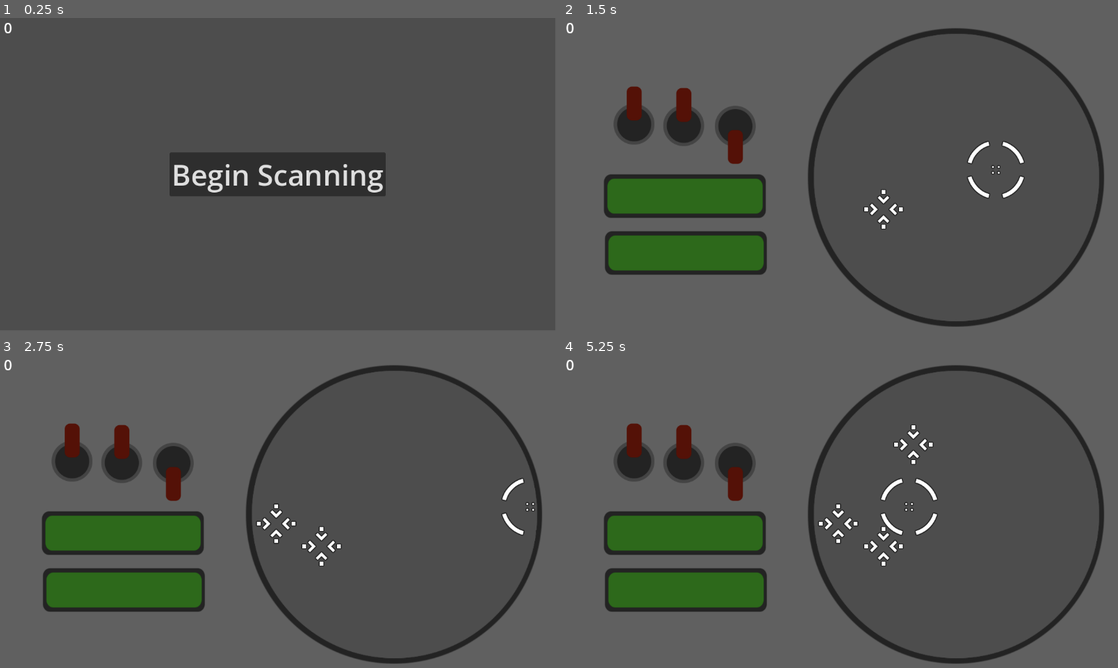
Above: before the commit, frames 1-4 (two rows, left to right).
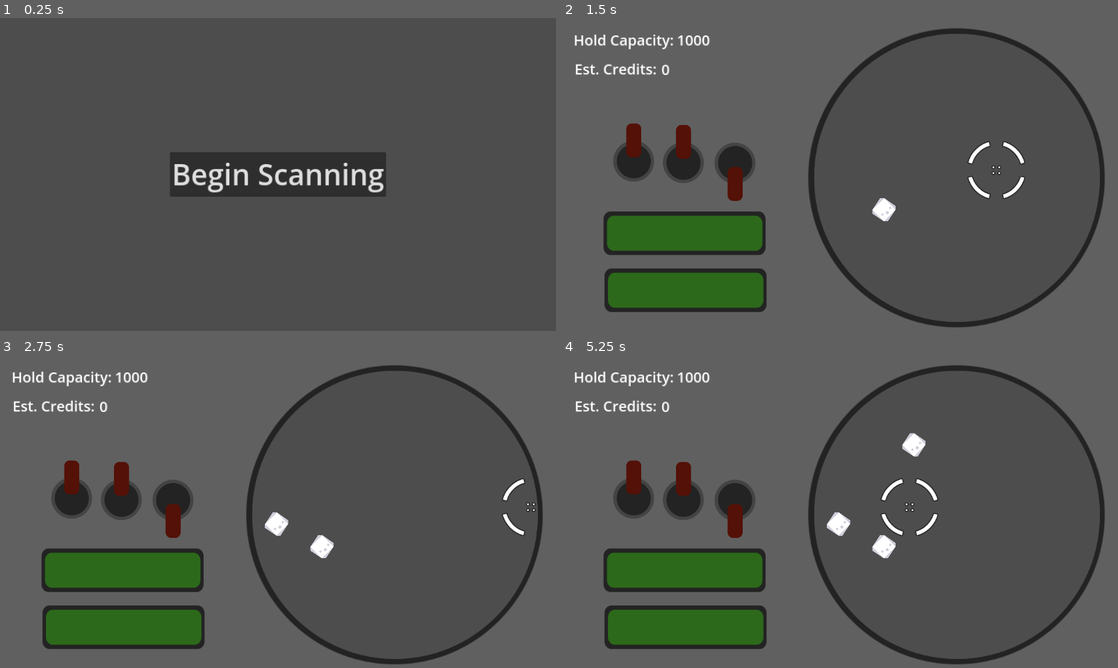
Above: after the commit, the same moments.

Repository: ubcs-io/simple_scanner
Game: Godot game, scene res://main.tscn
Two runs of this game, one before a commit and one after it. Both use one fixed random seed, a clock stepped at 60 frames per second and the inputs below.
Inputs:
- Up to frame 1 (0.25 s): no input
- Up to frame 2 (1.5 s): click "Begin Scanning" at 0.5 s; tap Enter at 1.25 s; hold D (move_right) from 1.28 s (still down); hold Space (space) from 1.28 s (still down)
- Up to frame 3 (2.75 s): release D (move_right) at 2.03 s; release Space (space) at 2.03 s; hold S (move_down) from 2.03 s (still down); tap Space (space) at 2.1 s
- Up to frame 4 (5.25 s): tap Space (space) at 2.75, 3.6, 4.25, 5.1 s; release S (move_down) at 2.78 s; hold D (move_right) 2.78-3.53 s; hold Space (space) 2.78-3.53 s; tap Enter at 3.5 s; hold W (move_up) 3.53-4.28 s; hold Space (space) 4.28-5.03 s; hold A (move_left) from 4.28 s (still down)
In our replay, the window is 799x449 before the commit and 800x450 after it. These sizes can differ from the game's own. Grey fills any space a smaller window leaves; there, only what the larger window draws over its background counts as a difference.

The runs differ from the first frame. In frame 1, 0.7% of the frame differs, in the area x 0-69%, y 1-56%; in frame 2, 17%; in frame 3, 17%; in frame 4, 17%, in the area x 0-98%, y 1-99%.
Error before the commit: Invalid operands 'String' and 'Nil' in operator 'in'. (res://main.gd:108)
Error after the commit: Invalid operands 'String' and 'Nil' in operator 'in'. (res://main.gd:138)

Commit message:
Add new message fields for the player to see about the locked object

Diff:
--- /dev/null
+++ b/contacts/asteroid.gd
@@ -0,0 +1,19 @@
+extends contact
+class_name asteroid
+
+var value
+var size
+var type
+var category
+
+func _ready() -> void:
+	add_to_group("contacts")
+	value = randi_range(50, 100)
+	size = randi_range(100, 150)
+	category = "asteroid"
+	var available_types = ["Icy surface", "Metallic core", "Radioactive composition"]
+	type = available_types.pick_random()
+
+
+func _process(_delta: float) -> void:
+	pass
--- /dev/null
+++ b/contacts/asteroid.tscn
@@ -0,0 +1,29 @@
+[gd_scene load_steps=5 format=3 uid="uid://dwn6u82lnhgb4"]
+
+[ext_resource type="Script" path="res://contacts/asteroid.gd" id="1_xigtp"]
+[ext_resource type="Texture2D" uid="uid://cbyi4l2rnppa2" path="res://assets/icons/meteor_squareDetailedLarge.png" id="2_p08oh"]
+
+[sub_resource type="SpriteFrames" id="SpriteFrames_8dwoj"]
+animations = [{
+"frames": [{
+"duration": 1.0,
+"texture": ExtResource("2_p08oh")
+}],
+"loop": true,
+"name": &"default",
+"speed": 5.0
+}]
+
+[sub_resource type="CircleShape2D" id="CircleShape2D_kfmgx"]
+radius = 24.0
+
+[node name="asteroid" type="RigidBody2D"]
+gravity_scale = 0.0
+script = ExtResource("1_xigtp")
+
+[node name="AnimatedSprite2D2" type="AnimatedSprite2D" parent="."]
+scale = Vector2(0.5, 0.5)
+sprite_frames = SubResource("SpriteFrames_8dwoj")
+
+[node name="CollisionShape2D2" type="CollisionShape2D" parent="."]
+shape = SubResource("CircleShape2D_kfmgx")
--- a/contact.gd
+++ b/contacts/contact.gd
@@ -1,4 +1,5 @@
 extends RigidBody2D
+class_name contact
 
 func _ready() -> void:
 	add_to_group("contacts")
--- /dev/null
+++ b/contacts/contact.tscn
@@ -0,0 +1,28 @@
+[gd_scene load_steps=5 format=3 uid="uid://defuwqrem14i6"]
+
+[ext_resource type="Script" path="res://contacts/contact.gd" id="1_8r2d7"]
+[ext_resource type="Texture2D" uid="uid://bgn601c1xgiio" path="res://assets/contact_unknown.png" id="2_i0flo"]
+
+[sub_resource type="SpriteFrames" id="SpriteFrames_8dwoj"]
+animations = [{
+"frames": [{
+"duration": 1.0,
+"texture": ExtResource("2_i0flo")
+}],
+"loop": true,
+"name": &"default",
+"speed": 5.0
+}]
+
+[sub_resource type="CircleShape2D" id="CircleShape2D_kfmgx"]
+radius = 44.0
+
+[node name="contact" type="RigidBody2D"]
+gravity_scale = 0.0
+script = ExtResource("1_8r2d7")
+
+[node name="AnimatedSprite2D2" type="AnimatedSprite2D" parent="."]
+sprite_frames = SubResource("SpriteFrames_8dwoj")
+
+[node name="CollisionShape2D2" type="CollisionShape2D" parent="."]
+shape = SubResource("CircleShape2D_kfmgx")
--- /dev/null
+++ b/contacts/data.gd
@@ -0,0 +1,18 @@
+extends contact
+class_name data
+
+var value
+var size
+var type
+var category
+
+func _ready() -> void:
+	add_to_group("contacts")
+	value = randi_range(150, 300)
+	size = randi_range(10, 20)
+	category = "data"
+	var available_types = ["Faint signal", "Unusual repeated pattern", "Unmapped radio broadcast"]
+	type = available_types.pick_random()
+
+func _process(_delta: float) -> void:
+	pass
--- /dev/null
+++ b/contacts/data.tscn
@@ -0,0 +1,30 @@
+[gd_scene load_steps=5 format=3 uid="uid://686omov3buvv"]
+
+[ext_resource type="Script" path="res://contacts/data.gd" id="1_nnnsj"]
+[ext_resource type="Texture2D" uid="uid://cttwvcmbjg11d" path="res://assets/crosshairs/White/crosshair073.png" id="2_lm5e8"]
+
+[sub_resource type="SpriteFrames" id="SpriteFrames_8dwoj"]
+animations = [{
+"frames": [{
+"duration": 1.0,
+"texture": ExtResource("2_lm5e8")
+}],
+"loop": true,
+"name": &"default",
+"speed": 5.0
+}]
+
+[sub_resource type="CapsuleShape2D" id="CapsuleShape2D_mbyr1"]
+radius = 23.0
+height = 54.0
+
+[node name="data" type="RigidBody2D"]
+gravity_scale = 0.0
+script = ExtResource("1_nnnsj")
+
+[node name="AnimatedSprite2D2" type="AnimatedSprite2D" parent="."]
+scale = Vector2(0.5, 0.5)
+sprite_frames = SubResource("SpriteFrames_8dwoj")
+
+[node name="CollisionShape2D2" type="CollisionShape2D" parent="."]
+shape = SubResource("CapsuleShape2D_mbyr1")
--- /dev/null
+++ b/contacts/object.gd
@@ -0,0 +1,18 @@
+extends contact
+class_name object
+
+var value
+var size
+var type
+var category
+
+func _ready() -> void:
+	add_to_group("contacts")
+	value = randi_range(50, 100)
+	size = randi_range(100, 150)
+	category = "object"
+	var available_types = ["Abandoned cargo", "Scrap", "Derelict satellite"]
+	type = available_types.pick_random()
+
+func _process(_delta: float) -> void:
+	pass
--- a/contact.tscn
+++ b/contacts/object.tscn
@@ -1,13 +1,13 @@
-[gd_scene load_steps=5 format=3 uid="uid://defuwqrem14i6"]
+[gd_scene load_steps=5 format=3 uid="uid://q6to7483l0w7"]
 
-[ext_resource type="Script" path="res://contact.gd" id="1_8r2d7"]
-[ext_resource type="Texture2D" uid="uid://bgn601c1xgiio" path="res://assets/contact_unknown.png" id="2_i0flo"]
+[ext_resource type="Script" path="res://contacts/object.gd" id="1_707xu"]
+[ext_resource type="Texture2D" uid="uid://jq2ru2ml4aw4" path="res://assets/crosshairs/White/crosshair098.png" id="2_2k3v5"]
 
 [sub_resource type="SpriteFrames" id="SpriteFrames_8dwoj"]
 animations = [{
 "frames": [{
 "duration": 1.0,
-"texture": ExtResource("2_i0flo")
+"texture": ExtResource("2_2k3v5")
 }],
 "loop": true,
 "name": &"default",
@@ -15,13 +15,14 @@
 }]
 
 [sub_resource type="CircleShape2D" id="CircleShape2D_kfmgx"]
-radius = 44.0
+radius = 20.0
 
-[node name="contact" type="RigidBody2D"]
+[node name="object" type="RigidBody2D"]
 gravity_scale = 0.0
-script = ExtResource("1_8r2d7")
+script = ExtResource("1_707xu")
 
 [node name="AnimatedSprite2D2" type="AnimatedSprite2D" parent="."]
+scale = Vector2(0.5, 0.5)
 sprite_frames = SubResource("SpriteFrames_8dwoj")
 
 [node name="CollisionShape2D2" type="CollisionShape2D" parent="."]
--- a/hud.gd
+++ b/hud.gd
@@ -4,20 +4,32 @@
 
 func _ready() -> void:
 	$ScannerOverlay.hide()
+	$Score_widget.hide()
 	pass # Replace with function body.
 
 func _process(_delta) -> void:
 	pass
 
-func update_score(score):
-	$ScoreLabel.text = str(score)
+func update_score(credits, capacity):
+	$Score_widget/Credits.text = str(credits)
+	$Score_widget/Capacity.text = str(capacity)
+
+func update_ui_messages(contact_name, contact_message):
+	$contact_info/contact_name.text = str(contact_name)
+	$contact_info/contact_message.text = str(contact_message)
 
 func _on_start_button_pressed():
 	$StartButton.hide()
 	$ScannerOverlay.show()
+	$Score_widget.show()
+	$Score_widget/Credits.text = str(0)
+	$Score_widget/Capacity.text = str(1000)
 	start_game.emit()
 
 func _on_main_gameover() -> void:
 	$StartButton.show()
 	$ScannerOverlay.hide()
-	$ScoreLabel.text = str(0)
+	$Score_widget/Capacity.text = str(0)
+	$contact_info/contact_name.text = str("")
+	$contact_info/contact_message.text = str("")
+	#$Score_widget.hide()
--- a/hud.tscn
+++ b/hud.tscn
@@ -16,42 +16,77 @@
 texture = ExtResource("2_du02q")
 
 [node name="Button" type="Sprite2D" parent="ScannerOverlay"]
-position = Vector2(280.82, 409.5)
+position = Vector2(279.82, 485.5)
 scale = Vector2(0.719039, 0.797771)
 texture = ExtResource("3_oqdjm")
 
 [node name="Button2" type="Sprite2D" parent="ScannerOverlay"]
-position = Vector2(282.82, 527.5)
+position = Vector2(281.82, 603.5)
 scale = Vector2(0.719039, 0.797771)
 texture = ExtResource("3_oqdjm")
 
 [node name="Switch" type="Sprite2D" parent="ScannerOverlay"]
-position = Vector2(270.82, 226.5)
+position = Vector2(269.82, 302.5)
 scale = Vector2(0.565287, 0.565287)
 texture = ExtResource("4_d0ovp")
 
 [node name="Switch3" type="Sprite2D" parent="ScannerOverlay"]
-position = Vector2(377.82, 221.5)
+position = Vector2(376.82, 297.5)
 scale = Vector2(0.565287, 0.565287)
 texture = ExtResource("4_d0ovp")
 flip_v = true
 
 [node name="Switch2" type="Sprite2D" parent="ScannerOverlay"]
-position = Vector2(167.82, 223.5)
+position = Vector2(166.82, 299.5)
 scale = Vector2(0.565287, 0.565287)
 texture = ExtResource("4_d0ovp")
 
-[node name="ScoreLabel" type="Label" parent="."]
+[node name="Score_widget" type="Control" parent="."]
+layout_mode = 3
+anchors_preset = 0
+offset_right = 40.0
+offset_bottom = 40.0
+
+[node name="Capacity_label" type="Label" parent="Score_widget"]
+offset_left = 24.0
+offset_top = 24.0
+offset_right = 1179.0
+offset_bottom = 684.0
+theme_override_font_sizes/font_size = 30
+text = "Hold Capacity:"
+
+[node name="Capacity" type="Label" parent="Score_widget"]
+offset_left = 238.0
+offset_top = 24.0
+offset_right = 1393.0
+offset_bottom = 684.0
+theme_override_font_sizes/font_size = 30
+text = "1000"
+
+[node name="Credits" type="Label" parent="Score_widget"]
+offset_left = 206.0
+offset_top = 85.0
+offset_right = 1361.0
+offset_bottom = 745.0
+theme_override_font_sizes/font_size = 30
+text = "0"
+
+[node name="Credits_label" type="Label" parent="Score_widget"]
+offset_left = 26.0
+offset_top = 84.0
+offset_right = 1181.0
+offset_bottom = 744.0
+theme_override_font_sizes/font_size = 30
+text = "Est. Credits:"
+
+[node name="ScoreLabel" type="Label" parent="Score_widget"]
+visible = false
 offset_left = 8.0
 offset_top = -1.0
 offset_right = 1163.0
 offset_bottom = 659.0
 theme_override_font_sizes/font_size = 30
 text = "0"
-
-[node name="Message" type="Label" parent="."]
-offset_right = 40.0
-offset_bottom = 23.0
 
 [node name="StartButton" type="Button" parent="."]
 anchors_preset = 8
@@ -69,4 +104,29 @@
 theme_override_font_sizes/font_size = 60
 text = "Begin Scanning"
 
+[node name="contact_info" type="Control" parent="."]
+layout_mode = 3
+anchors_preset = 0
+offset_right = 40.0
+offset_bottom = 40.0
+
+[node name="contact_name" type="Label" parent="contact_info"]
+offset_left = 97.0
+offset_top = 413.0
+offset_right = 410.0
+offset_bottom = 478.0
+theme_override_font_sizes/font_size = 25
+horizontal_alignment = 1
+vertical_alignment = 1
+uppercase = true
+
+[node name="contact_message" type="Label" parent="contact_info"]
+offset_left = 98.0
+offset_top = 532.0
+offset_right = 411.0
+offset_bottom = 597.0
+theme_override_font_sizes/font_size = 20
+horizontal_alignment = 1
+vertical_alignment = 1
+
 [connection signal="pressed" from="StartButton" to="." method="_on_start_button_pressed"]
--- a/main.gd
+++ b/main.gd
@@ -1,6 +1,10 @@
 extends Node
 
 @export var contact: PackedScene
+@export var asteroid: PackedScene
+@export var object: PackedScene
+@export var data: PackedScene
+
 @export var ship_speed = 10
 @export var signal_rate = 5000
 @export var max_contacts = 5
@@ -9,6 +13,9 @@
 var root_url : String = "https://typeri.us/dora_brain?"
 
 var score = 0
+var credits = 0
+var capacity = 0
+var starting_capacity = 1000
 var search_for_life = 0
 var total_contacts = 0
 var at_menu = 1
@@ -41,6 +48,9 @@
 	server_heartbeat.connect("timeout", server_heartbeat_timeout)
 	server_heartbeat.start()
 
+	# Set the ship's starting capacity
+	capacity = starting_capacity
+
 func _process(_delta) -> void:
 
 	if Input.is_action_pressed("speed_up"):
@@ -55,21 +65,41 @@
 
 		search_for_life = randi_range(1,signal_rate) / ship_speed
 		if search_for_life < 5:
-			var contact = contact.instantiate()
+
+			var contact = randomize_encounters()
+
 			contact.position = Vector2(820 + randi_range(-275,275), 315 + randi_range(-275,275))
 			add_child(contact)
-			print(get_tree().get_nodes_in_group("contacts").size())
 			contact_server(contact.get_instance_id(), 1337, "detected", "A new contact has appeared", "update")
 			$contact_new.play()
+
+func randomize_encounters():
+	var contact_variant
+	var asteroid_rate = 2000
+	var object_rate = 750
+	var data_rate = 100
+	var rand = randf_range(0,asteroid_rate + object_rate + data_rate)
+	if rand <= asteroid_rate:
+		contact_variant = asteroid
+	elif rand > object_rate && rand <= (asteroid_rate + object_rate):
+		contact_variant = object
+	elif rand > (asteroid_rate + object_rate):
+		contact_variant = data
+
+	return contact_variant.instantiate()
 
 func _increment_signals(contact_id):
 	$contact_locked.play()
 	locked_contacts.append(str(contact_id))
+	var locked_contact = instance_from_id(int(contact_id))
+	credits = credits + locked_contact.value
+	capacity = capacity - locked_contact.size
 	contact_server(contact_id, 1337, "locked", "Contact locked", "update")
-	score = locked_contacts.size()
-	$HUD.update_score(score)
-	print(locked_contacts)
-	if score >= 3:
+	$HUD.update_score(credits, capacity)
+
+	# This should move to be triggered by the cursor hit instead of lock
+	$HUD.update_ui_messages(locked_contact.category, locked_contact.type)
+	if capacity <= 0:
 		gameover.emit()
 		get_tree().call_group("contacts", "queue_free")
 
@@ -108,20 +138,20 @@
 	if 'status' in heartbeat && heartbeat.status == "locked" && at_menu == 0:
 		if !locked_contacts.has(str(heartbeat.id)):
 			print(locked_contacts)
-			print("Remove " + str(heartbeat.id))
+			print("Remove by remote " + str(heartbeat.id))
 			$cursor.lock_contact_by_id(heartbeat.id)
-			#_increment_signals(heartbeat.id)
-
 
 # Game start/end methods
 func new_game():
-	score = 0
+	#score = 0
 	at_menu = 0
 	contact_server(1, 1337, "none", "Scanner warming up", "update")
 	$cursor.start($StartPosition.position)
 
 func _on_gameover():
-	score = 0
+	#score = 0
+	credits = 0
+	capacity = starting_capacity
 	locked_contacts = []
 	at_menu = 1
 	await get_tree().create_timer(2.0).timeout
--- a/main.tscn
+++ b/main.tscn
@@ -1,18 +1,22 @@
-[gd_scene load_steps=7 format=3 uid="uid://cmlbato2pdp75"]
+[gd_scene load_steps=10 format=3 uid="uid://cmlbato2pdp75"]
 
 [ext_resource type="Script" path="res://main.gd" id="1_fl0d2"]
 [ext_resource type="PackedScene" uid="uid://bx033pw32ucqt" path="res://cursor.tscn" id="1_q57yj"]
-[ext_resource type="PackedScene" uid="uid://defuwqrem14i6" path="res://contact.tscn" id="2_j4duc"]
+[ext_resource type="PackedScene" uid="uid://defuwqrem14i6" path="res://contacts/contact.tscn" id="2_j4duc"]
+[ext_resource type="PackedScene" uid="uid://dwn6u82lnhgb4" path="res://contacts/asteroid.tscn" id="3_5tyta"]
 [ext_resource type="PackedScene" uid="uid://dq1ok16w3lado" path="res://hud.tscn" id="4_33h0t"]
+[ext_resource type="PackedScene" uid="uid://q6to7483l0w7" path="res://contacts/object.tscn" id="4_333s5"]
 [ext_resource type="AudioStream" uid="uid://c8s3i0gxv8nte" path="res://assets/contact_new.ogg" id="5_fc2di"]
+[ext_resource type="PackedScene" uid="uid://686omov3buvv" path="res://contacts/data.tscn" id="5_ktinm"]
 [ext_resource type="AudioStream" uid="uid://52hvsblbg0jv" path="res://assets/contact_locked.ogg" id="6_u0sbw"]
 
 [node name="main" type="Node"]
 script = ExtResource("1_fl0d2")
 contact = ExtResource("2_j4duc")
+asteroid = ExtResource("3_5tyta")
+object = ExtResource("4_333s5")
+data = ExtResource("5_ktinm")
 max_contacts = 3
-
-[node name="cursor" parent="." instance=ExtResource("1_q57yj")]
 
 [node name="Timer" type="Timer" parent="."]
 wait_time = 3.0
@@ -28,8 +32,10 @@
 [node name="contact_locked" type="AudioStreamPlayer2D" parent="."]
 stream = ExtResource("6_u0sbw")
 
+[node name="cursor" parent="." instance=ExtResource("1_q57yj")]
+
 [connection signal="gameover" from="." to="." method="_on_gameover"]
+[connection signal="gameover" from="." to="HUD" method="_on_main_gameover"]
 [connection signal="gameover" from="." to="cursor" method="_on_main_gameover"]
-[connection signal="gameover" from="." to="HUD" method="_on_main_gameover"]
+[connection signal="start_game" from="HUD" to="." method="new_game"]
 [connection signal="locked" from="cursor" to="." method="_increment_signals"]
-[connection signal="start_game" from="HUD" to="." method="new_game"]
--- a/project.godot
+++ b/project.godot
@@ -14,6 +14,10 @@
 run/main_scene="res://main.tscn"
 config/features=PackedStringArray("4.3", "Forward Plus")
 config/icon="res://icon.svg"
+
+[display]
+
+window/stretch/mode="canvas_items"
 
 [input]
 
